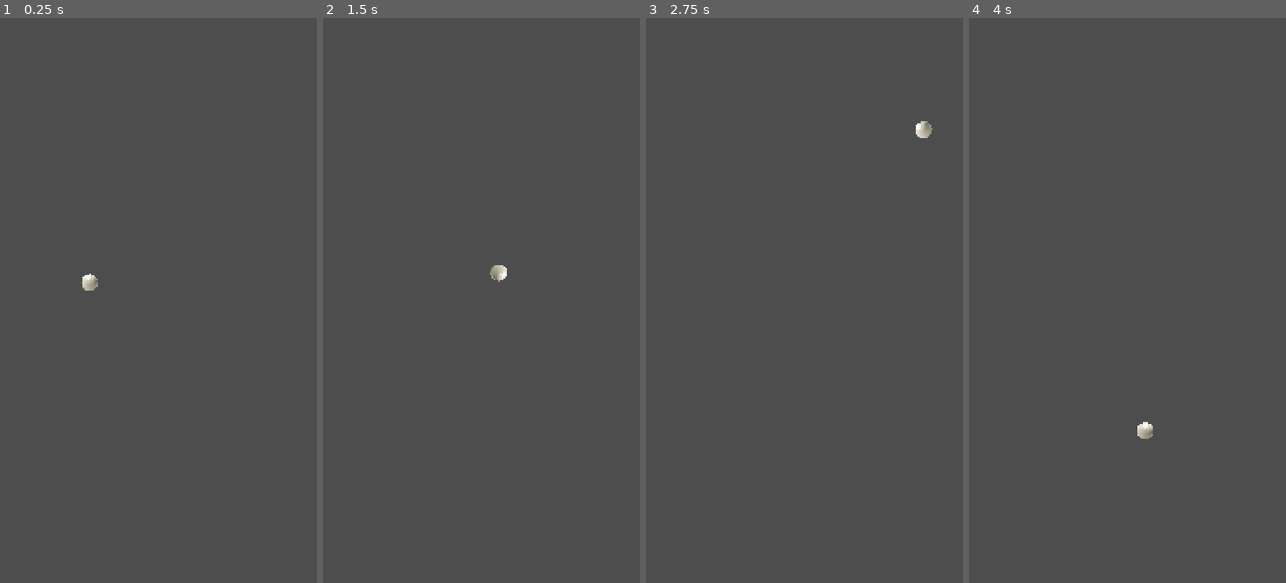
Above: before the commit, frames 1-4 (left to right).
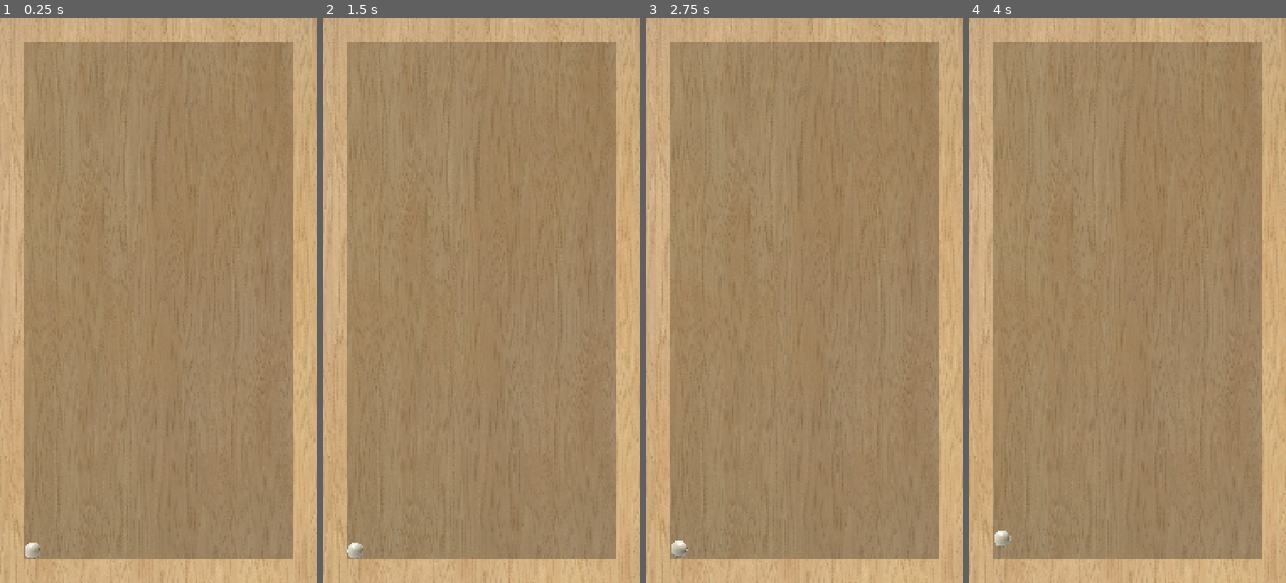
Above: after the commit, the same moments.

Repository: top-it-090304/Improvisation
Game: Godot game, scene res://world.tscn
Two runs of this game, one before a commit and one after it. Both use one fixed random seed, a clock stepped at 60 frames per second and the inputs below.
Inputs (mouse positions are in pixels of both pictures, inside the frame that each line leads up to):
- Up to frame 1 (0.25 s): no input
- Up to frame 2 (1.5 s): move the mouse to (551, 272) at 0.52 s; click (551, 272) at 0.67 s; move the mouse to (418, 328) at 1.27 s; click (418, 328) at 1.42 s
- Up to frame 3 (2.75 s): move the mouse to (836, 176) at 2.02 s; click (836, 176) at 2.17 s
- Up to frame 4 (4 s): move the mouse to (1111, 413) at 2.77 s; click (1111, 413) at 2.92 s; move the mouse to (1222, 385) at 3.52 s; click (1222, 385) at 3.67 s

The runs differ from the first frame. In frame 1, 100% of the frame differs, in the area x 0-100%, y 0-100%; in frame 2, 100%; in frame 3, 100%; in frame 4, 100%.

Commit message:
Текстуры фона и стен

Diff:
--- a/ball.gd
+++ b/ball.gd
@@ -1,41 +1,60 @@
 extends RigidBody2D
 
-# Настройки для физического "ощущения"
-const ACCEL_SENSITIVITY = 180.0  # Усиление наклона акселерометра
-const MOUSE_ATTRACTION = 10.0   # Коэффициент "тяти" к мыши
-const AIR_RESISTANCE = 0.5      # Сопротивление воздуха (Damping)
+# --- ФИЗИЧЕСКИЕ КОНСТАНТЫ ---
+const GRAVITY_CONSTANT = 980.0  # Стандартная гравитация Godot
+const MAX_OFFSET = 200.0        # Расстояние мыши для "максимального наклона"
+const DEAD_ZONE = 10.0          # Мертвая зона
+
+var is_active = false
+var start_mouse_pos = Vector2.ZERO
 
 func _ready() -> void:
-	gravity_scale = 0.0          # Вид сверху, гравитация не тянет вниз
-	linear_damp = AIR_RESISTANCE # Постепенно гасит скорость, как трение
+	gravity_scale = 0
+	# Linear Damp имитирует сопротивление воздуха/трение.
+	# 0.1 — почти вакуум, 1.0 — реальный мир, 2.0+ — вязкая среда.
+	linear_damp = 1.0
 
-	# Настройка PhysicsMaterial для отскока
-	if not physics_material_override:
-		var mat = PhysicsMaterial.new()
-		mat.bounce = 0.75        # Упругость металла
-		mat.friction = 0.1       # Гладкий металл
-		physics_material_override = mat
+	# Убедимся, что масса влияет на расчеты (по умолчанию 1.0)
+	mass = 1.0
+
+func _input(event):
+	if event is InputEventMouseButton and event.button_index == MOUSE_BUTTON_LEFT:
+		if event.pressed:
+			is_active = !is_active
+			if is_active:
+				start_mouse_pos = get_global_mouse_position()
+				linear_velocity = Vector2.ZERO
 
 func _integrate_forces(state: PhysicsDirectBodyState2D) -> void:
+	if not is_active:
+		return
+
 	var accel = Input.get_accelerometer()
+	var force_vector = Vector2.ZERO
 
+	# 1. АКСЕЛЕРОМЕТР (естественная гравитация)
 	if accel.length() > 0.1:
-		var force = Vector2(accel.x, -accel.y) * ACCEL_SENSITIVITY
-		apply_central_force(force)
+		# Акселерометр на мобилках выдает значения ~9.8 при полном наклоне.
+		# Умножаем на 100, чтобы привести к экранным единицам Godot (~980).
+		force_vector = Vector2(accel.x, -accel.y) * 100.0
+
+	# 2. МЫШЬ (распределенная чувствительность)
 	else:
-		var target_pos = get_global_mouse_position()
-		var to_mouse = target_pos - global_position
-		var distance = to_mouse.length()
+		var current_mouse_pos = get_global_mouse_position()
+		var offset = current_mouse_pos - start_mouse_pos
+		var distance = offset.length()
 
-		# Если мышь далеко — тянем шарик силой
-		if distance > 5:
-			var mouse_force = to_mouse * MOUSE_ATTRACTION
-			apply_central_force(mouse_force)
+		if distance > DEAD_ZONE:
+			# Нормализуем силу: от 0.0 до 1.0 в зависимости от удаления мыши
+			var strength = clamp(distance / MAX_OFFSET, 0.0, 1.0)
+			# Применяем силу свободного падения, масштабированную на силу наклона
+			force_vector = offset.normalized() * (strength * GRAVITY_CONSTANT)
 		else:
-			# ЭТОТ БЛОК РЕШАЕТ ПРОБЛЕМУ:
-			# Когда мы точно на мышке, мы плавно гасим остаточную скорость,
-			# но оставляем объект "активным" для столкновений.
-			state.linear_velocity = state.linear_velocity.lerp(Vector2.ZERO, 0.2)
+			# Плавная остановка в центре
+			state.linear_velocity = state.linear_velocity.lerp(Vector2.ZERO, 0.1)
 
-			# Принудительно будим тело, чтобы оно реагировало на стены или другие объекты
-			sleeping = false
+	# Применяем итоговую силу (F = m * a)
+	# Так как масса = 1, сила численно равна ускорению
+	apply_central_force(force_vector * mass)
+
+	sleeping = false
--- a/walls.tscn
+++ b/walls.tscn
@@ -1,6 +1,59 @@
 [gd_scene format=3 uid="uid://da42ck6cfmqf5"]
 
+[ext_resource type="Texture2D" uid="uid://n8wisi67d5gu" path="res://Wood.jpg" id="1_xxkwp"]
+
 [node name="Walls" type="StaticBody2D" unique_id=1616081594]
+
+[node name="Visual" type="Node2D" parent="." unique_id=278498061]
+clip_children = 1
+
+[node name="Top" type="ColorRect" parent="Visual" unique_id=76297520]
+clip_contents = true
+offset_right = 1080.0
+offset_bottom = 80.0
+
+[node name="Shadow" type="Sprite2D" parent="Visual/Top" unique_id=363062031]
+position = Vector2(540, 960)
+rotation = 3.1415927
+scale = Vector2(0.6189112, 0.61895555)
+texture = ExtResource("1_xxkwp")
+
+[node name="Bottom" type="ColorRect" parent="Visual" unique_id=197391951]
+clip_contents = true
+offset_top = 1840.0
+offset_right = 1080.0
+offset_bottom = 1920.0
+
+[node name="Shadow" type="Sprite2D" parent="Visual/Bottom" unique_id=1506828354]
+position = Vector2(540, -880)
+rotation = 3.1415927
+scale = Vector2(0.6189112, 0.61895555)
+texture = ExtResource("1_xxkwp")
+
+[node name="Left" type="ColorRect" parent="Visual" unique_id=1604566435]
+clip_contents = true
+offset_top = 80.0
+offset_right = 80.0
+offset_bottom = 1840.0
+
+[node name="Shadow" type="Sprite2D" parent="Visual/Left" unique_id=32306905]
+position = Vector2(539.99994, 880)
+rotation = 3.1415927
+scale = Vector2(0.6189112, 0.61895555)
+texture = ExtResource("1_xxkwp")
+
+[node name="Right" type="ColorRect" parent="Visual" unique_id=1487460943]
+clip_contents = true
+offset_left = 1000.0
+offset_top = 80.0
+offset_right = 1080.0
+offset_bottom = 1840.0
+
+[node name="Shadow" type="Sprite2D" parent="Visual/Right" unique_id=27165122]
+position = Vector2(-461, 874.99994)
+rotation = 3.1415927
+scale = Vector2(0.6189112, 0.61895555)
+texture = ExtResource("1_xxkwp")
 
 [node name="Top" type="CollisionPolygon2D" parent="." unique_id=471685003]
 polygon = PackedVector2Array(0, 0, 0, 80, 1080, 80, 1080, 0, 737.35986, 0)
--- a/world.tscn
+++ b/world.tscn
@@ -1,13 +1,21 @@
 [gd_scene format=3 uid="uid://djt1a8n5rq3a6"]
 
+[ext_resource type="Texture2D" uid="uid://n8wisi67d5gu" path="res://Wood.jpg" id="1_aqk2v"]
 [ext_resource type="PackedScene" uid="uid://da42ck6cfmqf5" path="res://walls.tscn" id="1_fj7yv"]
 [ext_resource type="PackedScene" uid="uid://cvt7yxp5uxv2g" path="res://ball.tscn" id="2_tlwt5"]
 [ext_resource type="Script" uid="uid://db4ut04ffgvmi" path="res://ball.gd" id="3_aqk2v"]
 
 [node name="World" type="Node2D" unique_id=1338697159]
 
+[node name="Background" type="Sprite2D" parent="." unique_id=733336522]
+self_modulate = Color(0.7654146, 0.7654147, 0.76541466, 1)
+position = Vector2(540, 959.99994)
+scale = Vector2(0.6189112, 0.6189555)
+texture = ExtResource("1_aqk2v")
+
 [node name="Walls" parent="." unique_id=1616081594 instance=ExtResource("1_fj7yv")]
+visibility_layer = 2
 
 [node name="Ball" parent="." unique_id=1990782279 instance=ExtResource("2_tlwt5")]
-position = Vector2(236, 879)
+position = Vector2(112, 1808)
 script = ExtResource("3_aqk2v")
Binary file added: Wood.jpg
Not shown, added: Wood.jpg.import
